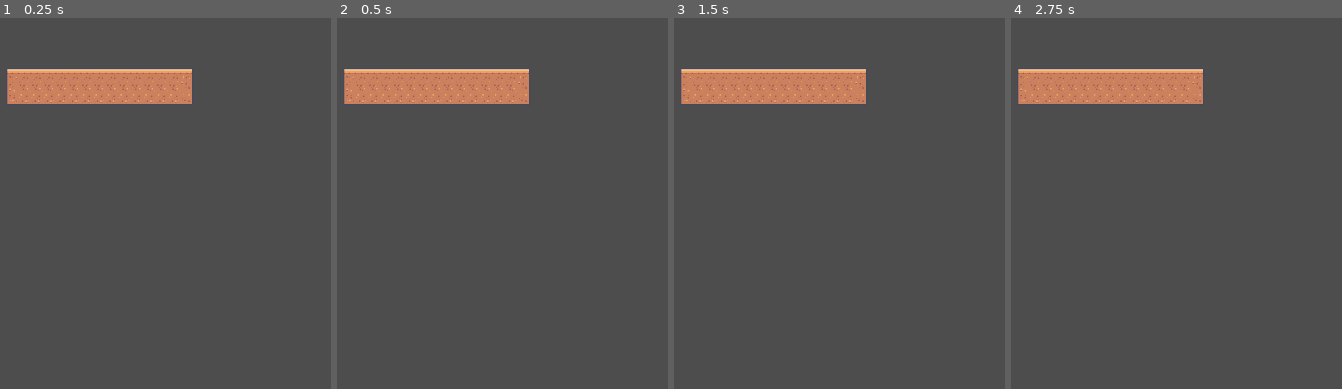
Above: before the commit, frames 1-4 (left to right).
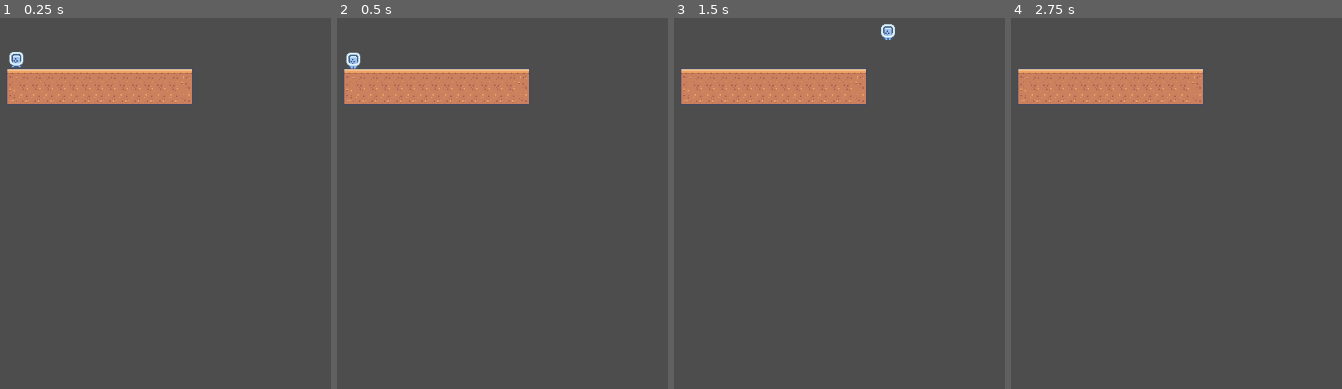
Above: after the commit, the same moments.

Repository: Huntaylor/second_game
Game: Godot game, scene res://scenes/game.tscn
Two runs of this game, one before a commit and one after it. Both use one fixed random seed, a clock stepped at 60 frames per second and the inputs below.
Inputs:
- Up to frame 1 (0.25 s): no input
- Up to frame 2 (0.5 s): no input
- Up to frame 3 (1.5 s): tap Enter at 0.5 s; hold D (Move_right) from 0.53 s (still down); tap Space (Jump) at 0.77, 1.25 s
- Up to frame 4 (2.75 s): tap Space (Jump) at 1.52 s; tap Enter at 2 s; release D (Move_right) at 2.03 s; hold A (Move_left) from 2.03 s (still down)

The runs differ from the first frame. In frame 1, 0.2% of the frame differs, in the area x 2-8%, y 9-14%; in frame 2, 0.2%; in frame 3, 0.2%; in frame 4, nothing differs.

Commit message:
fixed dependencies

Diff:
--- a/scenes/game.tscn
+++ b/scenes/game.tscn
@@ -1,7 +1,8 @@
-[gd_scene load_steps=6 format=3 uid="uid://cixkei8w34nfk"]
+[gd_scene load_steps=7 format=3 uid="uid://cixkei8w34nfk"]
 
 [ext_resource type="Texture2D" uid="uid://dowehph3prnj5" path="res://assets/Tilemap/tilemap_packed.png" id="1_wspb1"]
 [ext_resource type="Texture2D" uid="uid://bl7m1pq3mpjgp" path="res://assets/Tilemap/tilemap-backgrounds.png" id="2_cjisp"]
+[ext_resource type="PackedScene" uid="uid://5aj5jnviqsob" path="res://scenes/player.tscn" id="3_uo3k0"]
 
 [sub_resource type="TileSetAtlasSource" id="TileSetAtlasSource_p67dm"]
 texture = ExtResource("1_wspb1")
@@ -600,3 +601,6 @@
 tile_set = SubResource("TileSet_t2eyt")
 format = 2
 layer_0/tile_data = PackedInt32Array(262146, 65536, 3, 262147, 131072, 3, 262148, 131072, 3, 262149, 131072, 3, 262150, …(769 unchanged characters)…
+
+[node name="CharacterBody2D" parent="." instance=ExtResource("3_uo3k0")]
+position = Vector2(51, 63)
--- a/scenes/player.tscn
+++ b/scenes/player.tscn
@@ -1,6 +1,6 @@
 [gd_scene load_steps=8 format=3 uid="uid://5aj5jnviqsob"]
 
-[ext_resource type="Script" path="res://scenes/player.gd" id="1_nyfdt"]
+[ext_resource type="Script" path="res://scripts/player.gd" id="1_nyfdt"]
 [ext_resource type="Texture2D" uid="uid://cko08rwxwfwh" path="res://assets/Tiles/Characters/tile_0002.png" id="2_ti2t1"]
 [ext_resource type="Texture2D" uid="uid://dtlpidx8clnll" path="res://assets/Tiles/Characters/tile_0003.png" id="2_x1eeh"]
 
